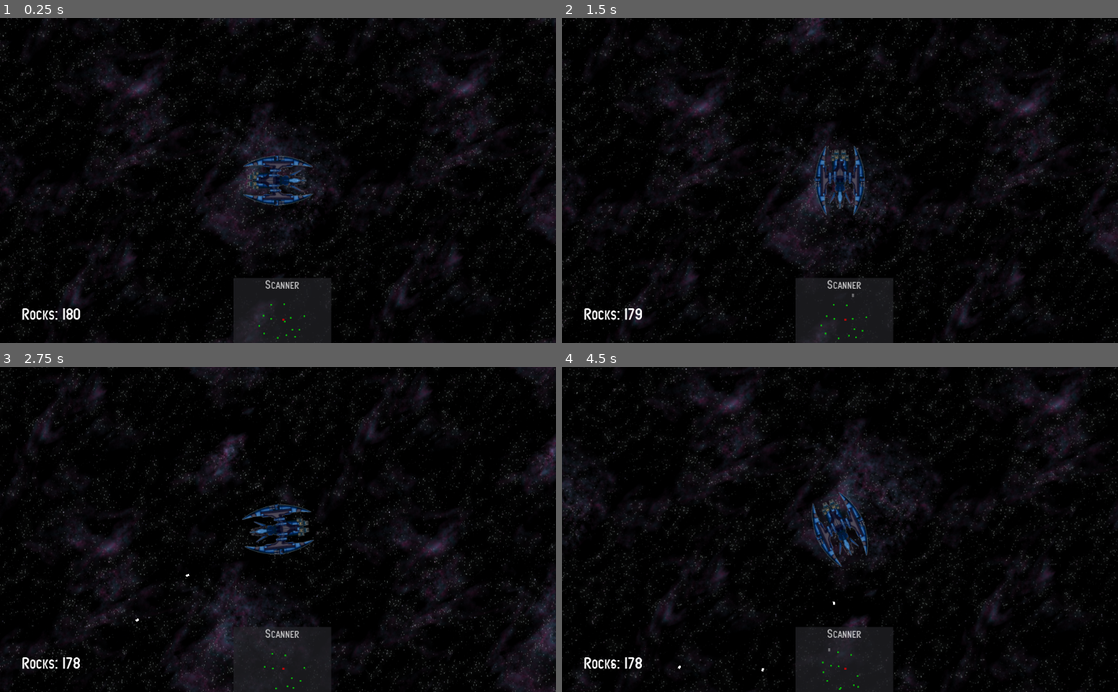
Above: before the commit, frames 1-4 (two rows, left to right).
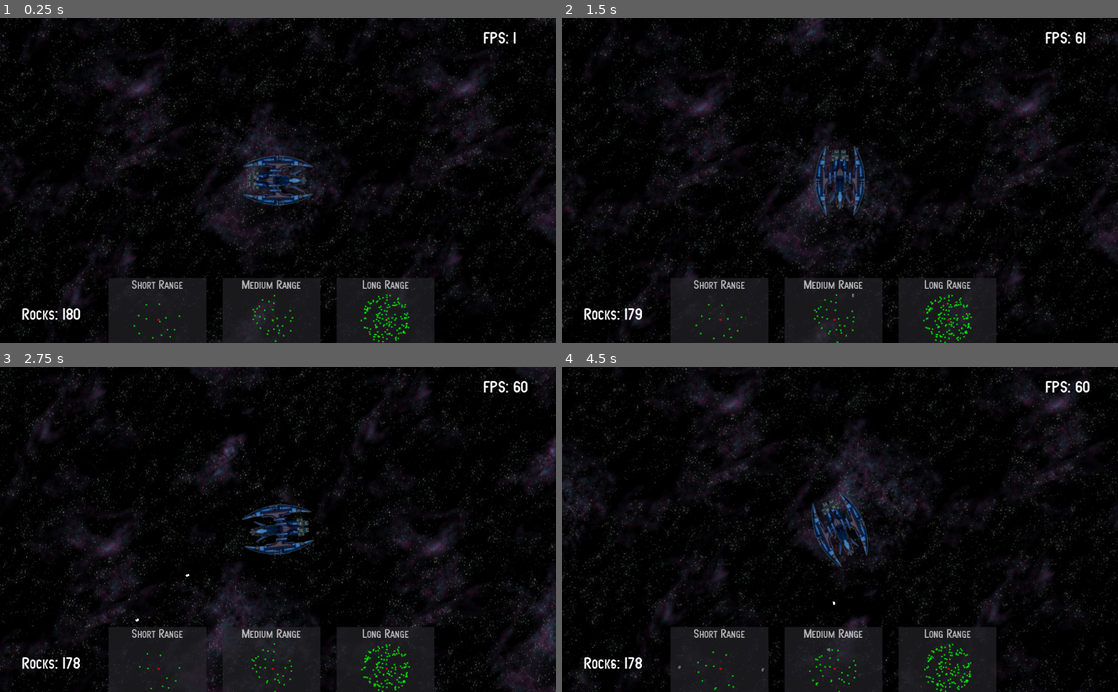
Above: after the commit, the same moments.

Repository: imekon/ShootTheRocks
Game: Godot game, scene res://scenes/Main.tscn
The game is run twice, just before and just after one commit, with the same random seed, the same clock (stepped at 60 frames per second) and the same inputs.
Inputs:
- Up to frame 1 (0.25 s): no input
- Up to frame 2 (1.5 s): tap Enter at 0.5 s; hold Right (turn_right) 0.53-1.28 s; hold Ctrl (fire) 0.53-1.28 s; hold Down (move_backward) from 1.28 s (still down); tap Ctrl (fire) at 1.35 s
- Up to frame 3 (2.75 s): release Down (move_backward) at 2.03 s; hold Right (turn_right) from 2.03 s (still down); hold Ctrl (fire) from 2.03 s (still down)
- Up to frame 4 (4.5 s): release Right (turn_right) at 2.78 s; release Ctrl (fire) at 2.78 s; hold Up (move_forward) 2.78-3.53 s; tap Ctrl (fire) at 2.85, 4.35 s; hold Ctrl (fire) 3.53-4.28 s; hold Left (turn_left) from 3.53 s (still down)

The runs differ from the first frame. In frame 1, 6.1% of the frame differs, in the area x 19-93%, y 4-100%; in frame 2, 5.9%; in frame 3, 4.7%; in frame 4, 6.1%.

Commit message:
lots of scanners

Diff:
--- a/scenes/Main.tscn
+++ b/scenes/Main.tscn
@@ -34,4 +34,24 @@
 custom_fonts/font = SubResource( 1 )
 text = "Rocks: 0"
 
-[node name="Scanner" parent="CanvasLayer" instance=ExtResource( 5 )]
+[node name="FPSLabel" type="Label" parent="CanvasLayer"]
+margin_left = 890.0
+margin_top = 20.0
+margin_right = 1008.0
+margin_bottom = 53.0
+custom_fonts/font = SubResource( 1 )
+text = "FPS: 0"
+
+[node name="ShortRangeScanner" parent="CanvasLayer" instance=ExtResource( 5 )]
+margin_left = 200.0
+margin_right = 380.0
+
+[node name="MediumRangeScanner" parent="CanvasLayer" instance=ExtResource( 5 )]
+margin_left = 410.0
+margin_right = 590.0
+scanner_type = 2
+
+[node name="LongRangeScanner" parent="CanvasLayer" instance=ExtResource( 5 )]
+margin_left = 620.0
+margin_right = 800.0
+scanner_type = 3
--- a/scripts/Main.gd
+++ b/scripts/Main.gd
@@ -8,6 +8,7 @@
 onready var Rock6 = load("res://scenes/Rock6.tscn")
 
 onready var rocks_label = $CanvasLayer/RocksLabel
+onready var fps_label = $CanvasLayer/FPSLabel
 
 func _ready():
 	randomize()
@@ -18,6 +19,9 @@
 func _process(delta):
 	var rocks = get_tree().get_nodes_in_group("rocks")
 	rocks_label.text = "Rocks: " + str(rocks.size())
+
+	var fps = Engine.get_frames_per_second()
+	fps_label.text = "FPS: " + str(fps)
 
 func generate_rocks(count: int):
 	for i in range(count):
--- a/scripts/Scanner.gd
+++ b/scripts/Scanner.gd
@@ -1,3 +1,18 @@
 extends Panel
 
 onready var scanner = $Control
+onready var label = $Label
+
+export var scanner_type: int = 1
+
+func _ready():
+	match scanner_type:
+		1:
+			scanner.set_short_range_scan()
+			label.text = "Short Range"
+		2:
+			scanner.set_medium_range_scan()
+			label.text = "Medium Range"
+		3:
+			scanner.set_long_range_scan()
+			label.text = "Long Range"
--- a/scripts/ScannerControl.gd
+++ b/scripts/ScannerControl.gd
@@ -10,8 +10,7 @@
 func _ready():
 	tracking_width = rect_size.x
 	tracking_height = rect_size.y
-	tracking_range2 = tracking_range / 2.0
-	tracking_ratio = tracking_height / tracking_range
+	set_scan_range()
 
 func _process(delta):
 	update()
@@ -36,3 +35,19 @@
 			var y = (pos.y - player_pos.y) * tracking_ratio + tracking_height / 2.0
 			rect = Rect2(x - 1, y - 1, 3, 3)
 			draw_rect(rect, colour)
+
+func set_scan_range():
+	tracking_range2 = tracking_range / 2.0
+	tracking_ratio = tracking_height / tracking_range
+
+func set_short_range_scan():
+	tracking_range = 10000.0
+	set_scan_range()
+
+func set_medium_range_scan():
+	tracking_range = 16000.0
+	set_scan_range()
+
+func set_long_range_scan():
+	tracking_range = 32768.0
+	set_scan_range()
